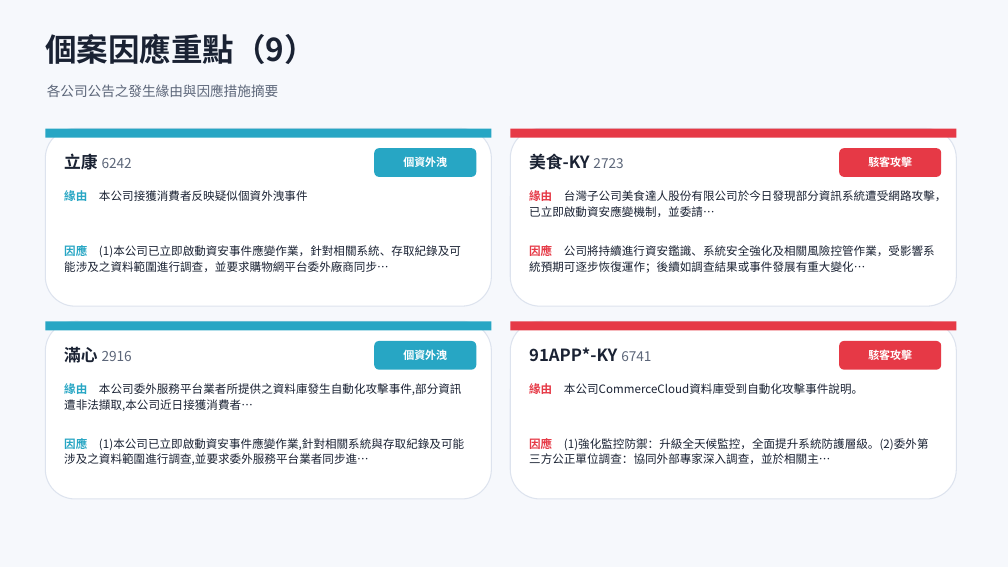
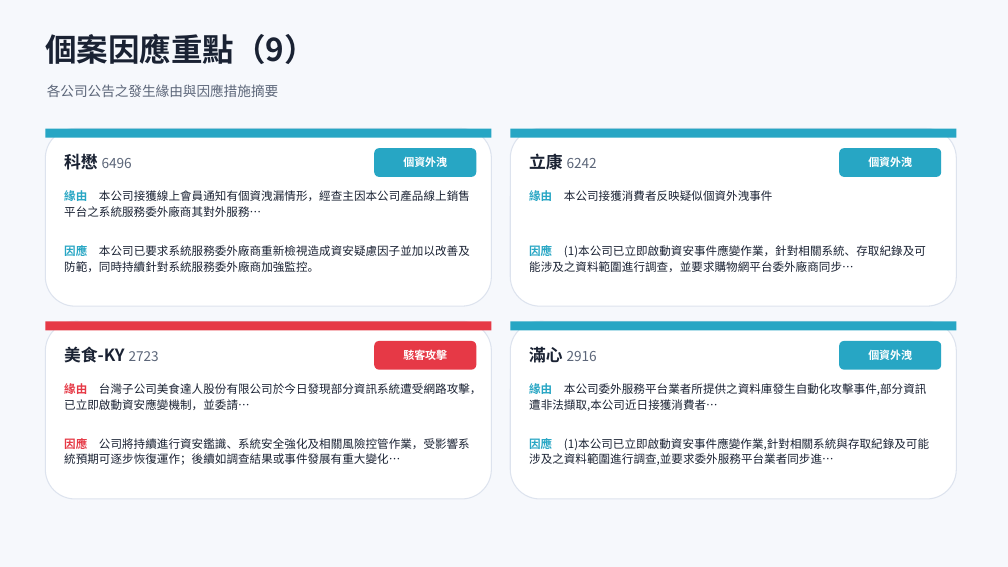
Before and after one commit to Johnnylin77/mops-isec-monitor, a slide deck: slide 14 of 資安事件因應分析.pptx. Drawn at 1008x567 pixels with LibreOffice and Linux fonts; fonts in the diff are those of the drawing. Boxes give left, top, right and bottom in pixels: in the first picture for what was removed or moved away, otherwise in the second. Text is boxed around its words. In the diff, an @@ line names an element or a change of style, - is before the commit and + after.

```diff
--- a/資安事件因應分析.pptx
+++ b/資安事件因應分析.pptx
@@ text at [64,154,132,170]: text changed @@
-立康 6242
+科懋 6496
@@ text at [529,153,597,170]: text changed; size 16 to 13 pt; text colour #1A2233 to #5C6679; bold off @@
-美食-KY 2723
+立康 6242
@@ text at [868,157,912,167]: text changed @@
-駭客攻擊
+個資外洩
@@ text at [64,190,470,217]: text changed @@
-緣由 本公司接獲消費者反映疑似個資外洩事件
+緣由 本公司接獲線上會員通知有個資洩漏情形，經查主因本公司產品線上銷售平台之系統服務委外廠商其對外服務…
@@ text at [529,190,773,201]: text changed @@
-緣由 台灣子公司美食達人股份有限公司於今日發現部分資訊系統遭受網路攻擊，已立即啟動資安應變機制，並委請…
+緣由 本公司接獲消費者反映疑似個資外洩事件
@@ text at [64,243,470,272]: text changed @@
-因應 (1)本公司已立即啟動資安事件應變作業，針對相關系統、存取紀錄及可能涉及之資料範圍進行調查，並要求購物網平台委外廠商同步…
+因應 本公司已要求系統服務委外廠商重新檢視造成資安疑慮因子並加以改善及防範，同時持續針對系統服務委外廠商加強監控。
@@ text at [529,243,926,272]: text changed @@
-因應 公司將持續進行資安鑑識、系統安全強化及相關風險控管作業，受影響系統預期可逐步恢復運作；後續如調查結果或事件發展有重大變化…
+因應 (1)本公司已立即啟動資安事件應變作業，針對相關系統、存取紀錄及可能涉及之資料範圍進行調查，並要求購物網平台委外廠商同步…
@@ rectangle at [45,321,492,330]: fill #27A6C4 to #E63946 @@
@@ text at [64,346,159,363]: text changed; size 13 to 16 pt; text colour #5C6679 to #1A2233; bold on @@
-滿心 2916
+美食-KY 2723
@@ rounded rectangle at [374,341,476,370]: fill #27A6C4 to #E63946 @@
@@ text at [403,348,447,363]: text changed @@
-個資外洩
+駭客攻擊
@@ text at [529,346,597,363]: text changed; size 16 to 13 pt; text colour #1A2233 to #5C6679; bold off @@
-91APP*-KY 6741
+滿心 2916
@@ fill #E63946 to #27A6C4 in 4 elements at [510,129,957,138], [839,148,941,177], [510,321,957,330], [839,341,941,370] @@
@@ text at [868,350,912,360]: text changed @@
-駭客攻擊
+個資外洩
@@ text at [64,383,481,410]: text changed @@
-緣由 本公司委外服務平台業者所提供之資料庫發生自動化攻擊事件,部分資訊遭非法擷取,本公司近日接獲消費者…
+緣由 台灣子公司美食達人股份有限公司於今日發現部分資訊系統遭受網路攻擊，已立即啟動資安應變機制，並委請…
@@ text at [529,383,926,411]: text changed @@
-緣由 本公司CommerceCloud資料庫受到自動化攻擊事件說明。
+緣由 本公司委外服務平台業者所提供之資料庫發生自動化攻擊事件,部分資訊遭非法擷取,本公司近日接獲消費者…
@@ text at [64,436,470,465]: text changed @@
-因應 (1)本公司已立即啟動資安事件應變作業,針對相關系統與存取紀錄及可能涉及之資料範圍進行調查,並要求委外服務平台業者同步進…
+因應 公司將持續進行資安鑑識、系統安全強化及相關風險控管作業，受影響系統預期可逐步恢復運作；後續如調查結果或事件發展有重大變化…
@@ text at [529,436,929,465]: text changed @@
-因應 (1)強化監控防禦：升級全天候監控，全面提升系統防護層級。(2)委外第三方公正單位調查：協同外部專家深入調查，並於相關主…
+因應 (1)本公司已立即啟動資安事件應變作業,針對相關系統與存取紀錄及可能涉及之資料範圍進行調查,並要求委外服務平台業者同步進…
```
Also in this commit, not shown: 12 other slides changed, 1 slide added, 2 other files.
